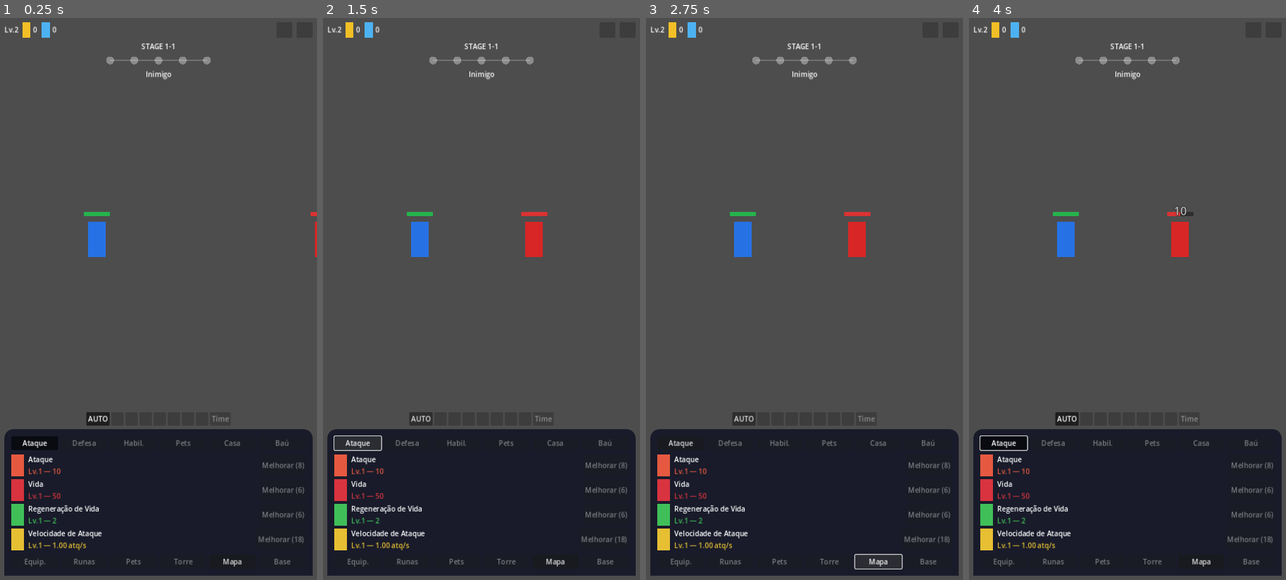
Above: before the commit, frames 1-4 (left to right).
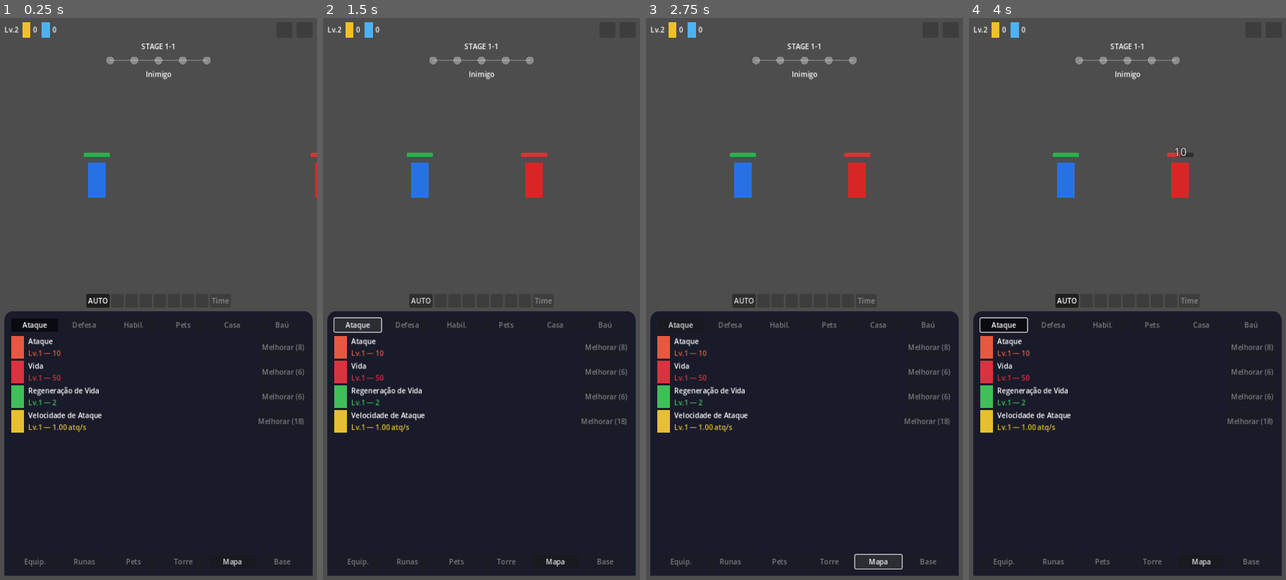
Above: after the commit, the same moments.

Repository: kaducfc/Projetos
Game: Godot game, scene res://scenes/Main.tscn
Two runs of this game, one before a commit and one after it. Both use one fixed random seed, a clock stepped at 60 frames per second and the inputs below.
Inputs:
- Up to frame 1 (0.25 s): no input
- Up to frame 2 (1.5 s): click "AUTO" at 0.5 s; click "Ataque" at 1.25 s
- Up to frame 3 (2.75 s): click "Mapa" at 2 s
- Up to frame 4 (4 s): click "AUTO" at 2.75 s; click "Ataque" at 3.5 s

The runs differ from the first frame. In frame 1, 23% of the frame differs, in the area x 1-100%, y 23-95%; in frame 2, 24%; in frame 3, 24%; in frame 4, 24%, in the area x 1-99%, y 23-95%.

Commit message:
Divide a tela meio a meio entre batalha e painel de upgrades
Envolve todo o conteúdo de batalha (topo, trilha de estágio, barra de
habilidades) num BattleSection com size_flags_vertical=EXPAND_FILL, e
dá ao BottomSheet uma altura mínima fixa de ~metade da tela (600px de
1280). Antes o painel só ocupava o espaço do próprio conteúdo (~30%)
e a área de batalha tomava o resto (~70%); agora os dois dividem a
tela igualmente, como no modelo de referência.

Diff:
--- a/idle-hero-godot/scenes/HUD.tscn
+++ b/idle-hero-godot/scenes/HUD.tscn
@@ -33,141 +33,147 @@
 layout_mode = 2
 theme_override_constants/separation = 8
 
-[node name="TopBar" type="HBoxContainer" parent="MarginContainer/VBoxContainer"]
+[node name="BattleSection" type="VBoxContainer" parent="MarginContainer/VBoxContainer"]
+layout_mode = 2
+size_flags_vertical = 3
+theme_override_constants/separation = 8
+
+[node name="TopBar" type="HBoxContainer" parent="MarginContainer/VBoxContainer/BattleSection"]
 layout_mode = 2
 theme_override_constants/separation = 10
 
-[node name="PlayerBadge" type="HBoxContainer" parent="MarginContainer/VBoxContainer/TopBar"]
-layout_mode = 2
-
-[node name="LevelLabel" type="Label" parent="MarginContainer/VBoxContainer/TopBar/PlayerBadge"]
+[node name="PlayerBadge" type="HBoxContainer" parent="MarginContainer/VBoxContainer/BattleSection/TopBar"]
+layout_mode = 2
+
+[node name="LevelLabel" type="Label" parent="MarginContainer/VBoxContainer/BattleSection/TopBar/PlayerBadge"]
 layout_mode = 2
 text = "Lv.1"
 
-[node name="GoldRow" type="HBoxContainer" parent="MarginContainer/VBoxContainer/TopBar"]
-layout_mode = 2
-theme_override_constants/separation = 6
-
-[node name="GoldIcon" type="ColorRect" parent="MarginContainer/VBoxContainer/TopBar/GoldRow"]
+[node name="GoldRow" type="HBoxContainer" parent="MarginContainer/VBoxContainer/BattleSection/TopBar"]
+layout_mode = 2
+theme_override_constants/separation = 6
+
+[node name="GoldIcon" type="ColorRect" parent="MarginContainer/VBoxContainer/BattleSection/TopBar/GoldRow"]
 custom_minimum_size = Vector2(18, 18)
 layout_mode = 2
 color = Color(0.95, 0.75, 0.15, 1)
 
-[node name="GoldLabel" type="Label" parent="MarginContainer/VBoxContainer/TopBar/GoldRow"]
+[node name="GoldLabel" type="Label" parent="MarginContainer/VBoxContainer/BattleSection/TopBar/GoldRow"]
 layout_mode = 2
 text = "0"
 
-[node name="GemsRow" type="HBoxContainer" parent="MarginContainer/VBoxContainer/TopBar"]
-layout_mode = 2
-theme_override_constants/separation = 6
-
-[node name="GemsIcon" type="ColorRect" parent="MarginContainer/VBoxContainer/TopBar/GemsRow"]
+[node name="GemsRow" type="HBoxContainer" parent="MarginContainer/VBoxContainer/BattleSection/TopBar"]
+layout_mode = 2
+theme_override_constants/separation = 6
+
+[node name="GemsIcon" type="ColorRect" parent="MarginContainer/VBoxContainer/BattleSection/TopBar/GemsRow"]
 custom_minimum_size = Vector2(18, 18)
 layout_mode = 2
 color = Color(0.3, 0.7, 0.95, 1)
 
-[node name="GemsLabel" type="Label" parent="MarginContainer/VBoxContainer/TopBar/GemsRow"]
+[node name="GemsLabel" type="Label" parent="MarginContainer/VBoxContainer/BattleSection/TopBar/GemsRow"]
 layout_mode = 2
 text = "0"
 
-[node name="TopSpacer" type="Control" parent="MarginContainer/VBoxContainer/TopBar"]
-layout_mode = 2
-size_flags_horizontal = 3
-
-[node name="SettingsButton" type="Button" parent="MarginContainer/VBoxContainer/TopBar"]
+[node name="TopSpacer" type="Control" parent="MarginContainer/VBoxContainer/BattleSection/TopBar"]
+layout_mode = 2
+size_flags_horizontal = 3
+
+[node name="SettingsButton" type="Button" parent="MarginContainer/VBoxContainer/BattleSection/TopBar"]
 custom_minimum_size = Vector2(36, 36)
 layout_mode = 2
 disabled = true
 
-[node name="MenuButton" type="Button" parent="MarginContainer/VBoxContainer/TopBar"]
+[node name="MenuButton" type="Button" parent="MarginContainer/VBoxContainer/BattleSection/TopBar"]
 custom_minimum_size = Vector2(36, 36)
 layout_mode = 2
 disabled = true
 
-[node name="StageBanner" type="VBoxContainer" parent="MarginContainer/VBoxContainer"]
+[node name="StageBanner" type="VBoxContainer" parent="MarginContainer/VBoxContainer/BattleSection"]
 layout_mode = 2
 theme_override_constants/separation = 4
 alignment = 1
 
-[node name="StageLabel" type="Label" parent="MarginContainer/VBoxContainer/StageBanner"]
+[node name="StageLabel" type="Label" parent="MarginContainer/VBoxContainer/BattleSection/StageBanner"]
 layout_mode = 2
 horizontal_alignment = 1
 text = "STAGE 1-1"
 
-[node name="StagePath" type="Control" parent="MarginContainer/VBoxContainer/StageBanner"]
+[node name="StagePath" type="Control" parent="MarginContainer/VBoxContainer/BattleSection/StageBanner"]
 layout_mode = 2
 size_flags_horizontal = 4
 custom_minimum_size = Vector2(220, 32)
 script = ExtResource("2")
 
-[node name="EnemyNameLabel" type="Label" parent="MarginContainer/VBoxContainer/StageBanner"]
+[node name="EnemyNameLabel" type="Label" parent="MarginContainer/VBoxContainer/BattleSection/StageBanner"]
 layout_mode = 2
 horizontal_alignment = 1
 text = "Inimigo"
 
-[node name="FlexSpacer" type="Control" parent="MarginContainer/VBoxContainer"]
+[node name="FlexSpacer" type="Control" parent="MarginContainer/VBoxContainer/BattleSection"]
 layout_mode = 2
 size_flags_vertical = 3
 
-[node name="ToastLabel" type="Label" parent="MarginContainer/VBoxContainer"]
+[node name="ToastLabel" type="Label" parent="MarginContainer/VBoxContainer/BattleSection"]
 layout_mode = 2
 horizontal_alignment = 1
 text = ""
 
-[node name="AbilityBar" type="HBoxContainer" parent="MarginContainer/VBoxContainer"]
+[node name="AbilityBar" type="HBoxContainer" parent="MarginContainer/VBoxContainer/BattleSection"]
 layout_mode = 2
 theme_override_constants/separation = 4
 alignment = 1
 
-[node name="AutoButton" type="Button" parent="MarginContainer/VBoxContainer/AbilityBar"]
+[node name="AutoButton" type="Button" parent="MarginContainer/VBoxContainer/BattleSection/AbilityBar"]
 custom_minimum_size = Vector2(46, 30)
 layout_mode = 2
 toggle_mode = true
 button_pressed = true
 text = "AUTO"
 
-[node name="Slot1" type="Button" parent="MarginContainer/VBoxContainer/AbilityBar"]
-custom_minimum_size = Vector2(28, 28)
-layout_mode = 2
-disabled = true
-
-[node name="Slot2" type="Button" parent="MarginContainer/VBoxContainer/AbilityBar"]
-custom_minimum_size = Vector2(28, 28)
-layout_mode = 2
-disabled = true
-
-[node name="Slot3" type="Button" parent="MarginContainer/VBoxContainer/AbilityBar"]
-custom_minimum_size = Vector2(28, 28)
-layout_mode = 2
-disabled = true
-
-[node name="Slot4" type="Button" parent="MarginContainer/VBoxContainer/AbilityBar"]
-custom_minimum_size = Vector2(28, 28)
-layout_mode = 2
-disabled = true
-
-[node name="Slot5" type="Button" parent="MarginContainer/VBoxContainer/AbilityBar"]
-custom_minimum_size = Vector2(28, 28)
-layout_mode = 2
-disabled = true
-
-[node name="Slot6" type="Button" parent="MarginContainer/VBoxContainer/AbilityBar"]
-custom_minimum_size = Vector2(28, 28)
-layout_mode = 2
-disabled = true
-
-[node name="Slot7" type="Button" parent="MarginContainer/VBoxContainer/AbilityBar"]
-custom_minimum_size = Vector2(28, 28)
-layout_mode = 2
-disabled = true
-
-[node name="TeamButton" type="Button" parent="MarginContainer/VBoxContainer/AbilityBar"]
+[node name="Slot1" type="Button" parent="MarginContainer/VBoxContainer/BattleSection/AbilityBar"]
+custom_minimum_size = Vector2(28, 28)
+layout_mode = 2
+disabled = true
+
+[node name="Slot2" type="Button" parent="MarginContainer/VBoxContainer/BattleSection/AbilityBar"]
+custom_minimum_size = Vector2(28, 28)
+layout_mode = 2
+disabled = true
+
+[node name="Slot3" type="Button" parent="MarginContainer/VBoxContainer/BattleSection/AbilityBar"]
+custom_minimum_size = Vector2(28, 28)
+layout_mode = 2
+disabled = true
+
+[node name="Slot4" type="Button" parent="MarginContainer/VBoxContainer/BattleSection/AbilityBar"]
+custom_minimum_size = Vector2(28, 28)
+layout_mode = 2
+disabled = true
+
+[node name="Slot5" type="Button" parent="MarginContainer/VBoxContainer/BattleSection/AbilityBar"]
+custom_minimum_size = Vector2(28, 28)
+layout_mode = 2
+disabled = true
+
+[node name="Slot6" type="Button" parent="MarginContainer/VBoxContainer/BattleSection/AbilityBar"]
+custom_minimum_size = Vector2(28, 28)
+layout_mode = 2
+disabled = true
+
+[node name="Slot7" type="Button" parent="MarginContainer/VBoxContainer/BattleSection/AbilityBar"]
+custom_minimum_size = Vector2(28, 28)
+layout_mode = 2
+disabled = true
+
+[node name="TeamButton" type="Button" parent="MarginContainer/VBoxContainer/BattleSection/AbilityBar"]
 custom_minimum_size = Vector2(40, 30)
 layout_mode = 2
 disabled = true
 text = "Time"
 
 [node name="BottomSheet" type="PanelContainer" parent="MarginContainer/VBoxContainer"]
+custom_minimum_size = Vector2(0, 600)
 layout_mode = 2
 theme_override_styles/panel = SubResource("1")
 
@@ -218,6 +224,7 @@
 
 [node name="StatsPanel" type="VBoxContainer" parent="MarginContainer/VBoxContainer/BottomSheet/BottomSheetContent"]
 layout_mode = 2
+size_flags_vertical = 3
 theme_override_constants/separation = 6
 
 [node name="BottomNav" type="HBoxContainer" parent="MarginContainer/VBoxContainer/BottomSheet/BottomSheetContent"]
--- a/idle-hero-godot/scripts/HUD.gd
+++ b/idle-hero-godot/scripts/HUD.gd
@@ -14,16 +14,16 @@
 	"speed": {"name": "Velocidade de Ataque", "color": Color(0.9, 0.75, 0.2)},
 }
 
-@onready var level_label: Label = $MarginContainer/VBoxContainer/TopBar/PlayerBadge/LevelLabel
-@onready var gold_label: Label = $MarginContainer/VBoxContainer/TopBar/GoldRow/GoldLabel
-@onready var gems_label: Label = $MarginContainer/VBoxContainer/TopBar/GemsRow/GemsLabel
-@onready var stage_label: Label = $MarginContainer/VBoxContainer/StageBanner/StageLabel
-@onready var stage_path: StagePath = $MarginContainer/VBoxContainer/StageBanner/StagePath
-@onready var enemy_name_label: Label = $MarginContainer/VBoxContainer/StageBanner/EnemyNameLabel
-@onready var toast_label: Label = $MarginContainer/VBoxContainer/ToastLabel
-@onready var auto_button: Button = $MarginContainer/VBoxContainer/AbilityBar/AutoButton
+@onready var level_label: Label = $MarginContainer/VBoxContainer/BattleSection/TopBar/PlayerBadge/LevelLabel
+@onready var gold_label: Label = $MarginContainer/VBoxContainer/BattleSection/TopBar/GoldRow/GoldLabel
+@onready var gems_label: Label = $MarginContainer/VBoxContainer/BattleSection/TopBar/GemsRow/GemsLabel
+@onready var stage_label: Label = $MarginContainer/VBoxContainer/BattleSection/StageBanner/StageLabel
+@onready var stage_path: StagePath = $MarginContainer/VBoxContainer/BattleSection/StageBanner/StagePath
+@onready var enemy_name_label: Label = $MarginContainer/VBoxContainer/BattleSection/StageBanner/EnemyNameLabel
+@onready var toast_label: Label = $MarginContainer/VBoxContainer/BattleSection/ToastLabel
+@onready var auto_button: Button = $MarginContainer/VBoxContainer/BattleSection/AbilityBar/AutoButton
 @onready var stats_panel: VBoxContainer = $MarginContainer/VBoxContainer/BottomSheet/BottomSheetContent/StatsPanel
-@onready var _battle_gap: Control = $MarginContainer/VBoxContainer/FlexSpacer
+@onready var _battle_gap: Control = $MarginContainer/VBoxContainer/BattleSection/FlexSpacer
 
 var _stat_rows: Dictionary = {}
 var _toast_tween: Tween = null
